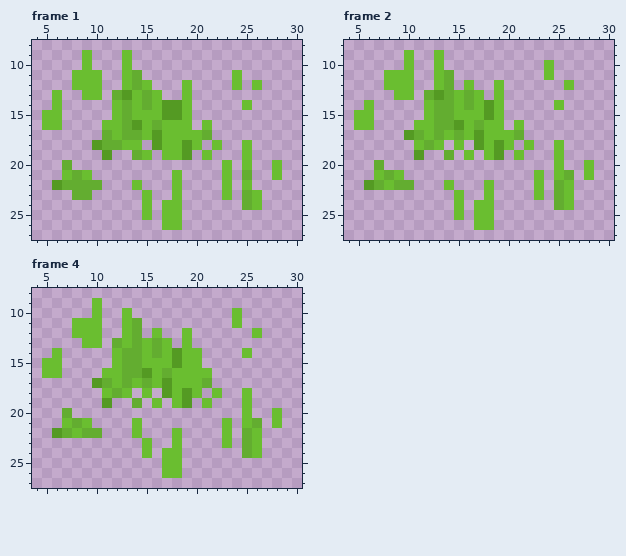
Edited in one commit: animated GIF sprite (assets/grass-1.gif). Above: the version before the commit.
The file is 320x320 pixels, drawn in blocks of 10x10; one block is one cell here. Shown: frame 1: x 4..30, y 8..27; frame 2: x 4..30, y 8..27; frame 4: x 4..30, y 8..27. The commit also changed other frames, which this record leaves out.
Once edited:
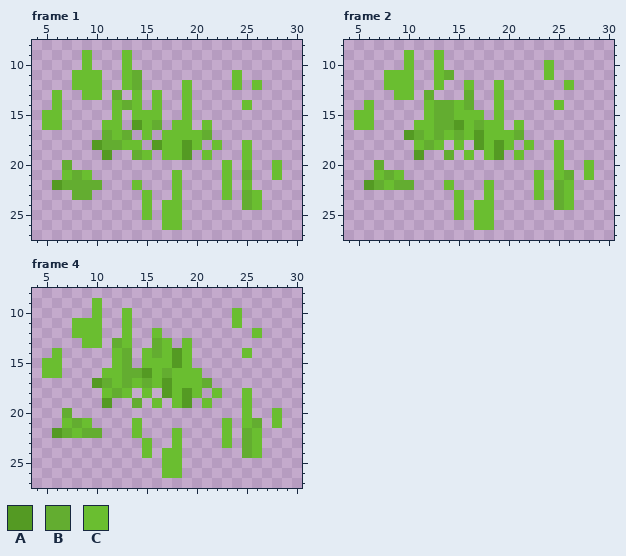
Palette (. is transparent): A #549a23  B #63ad30  C #6abe30
What changed:
--- frame 1
@@ x 11..20 @@
 11 ..CB......
-12 ..CBC...C.
-13 .BACBC..C.
-14 .CBCBCAAC.
-15 .CBCCCAAC.
-16 CCBACBCCC.
-17 BCBBCACCCC
+12 ..CB....C.
+13 .B.C.C..C.
+14 .CBC.C..C.
+15 .C.CCC..C.
+16 CC.ACB.CC.
+17 BCB.C.CCCC
 18 BBCC.ACCAC
--- frame 2
@@ x 11..20 @@
 11 ..CB......
-12 ..CB.C..C.
-13 .BABCBC.C.
-14 .CBBCBCAC.
-15 .CBBCCCAC.
+12 ..C..C..C.
+13 .B...B..C.
+14 .CBBCB..C.
+15 .CBBCCC.C.
 16 CCBBACBCC.
--- frame 4
@@ x 12..23 @@
 10 .C..........
-11 .CB.........
-12 .CB.C..C....
-13 BCBCBC.C....
-14 CBBCBCACC...
-15 CBBCCCACC...
-16 CBBACBCCCC..
+11 .C..........
+12 .C..C.......
+13 BC..BC.C....
+14 CB.CBCAC....
+15 CB.CCCAC....
+16 CBBACBCCC...
 17 CBCBCACCCB..
